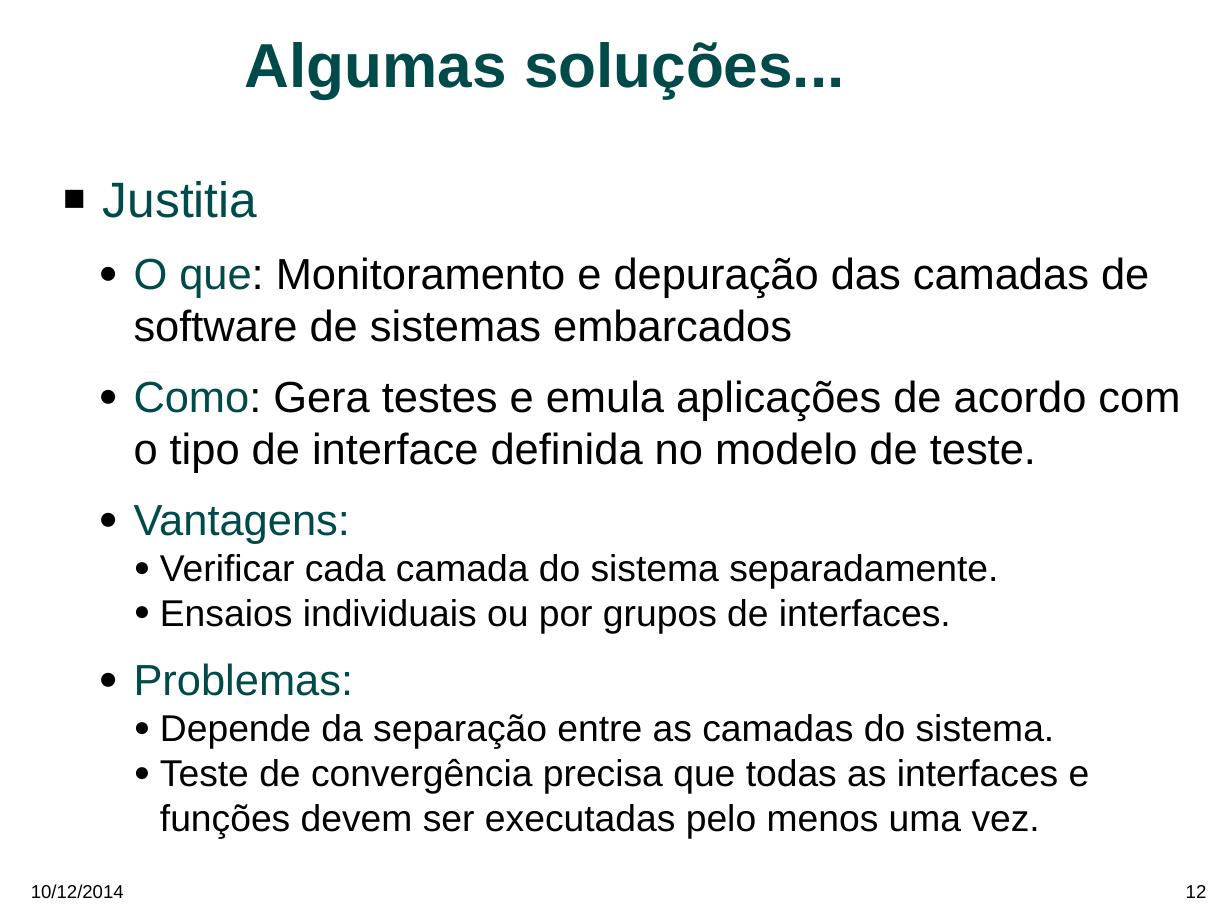
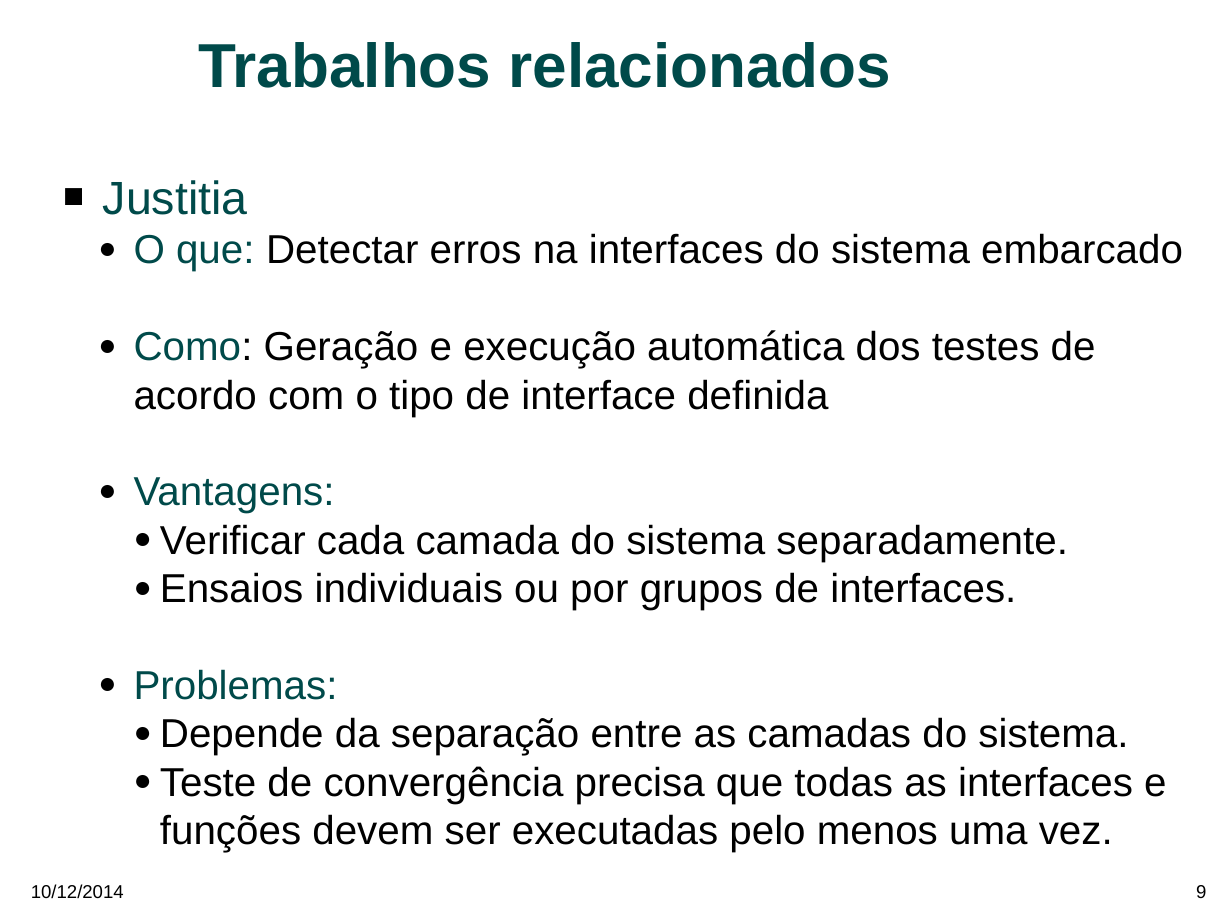
Before and after one commit to MohammedAbosaeeda/mestrado, a slide deck: slide 9 of mestrado_rita_soldi.odp (slide 12 before the commit). Drawn at 1232x924 pixels with LibreOffice and Linux fonts; fonts in the diff are those of the drawing; background and template pictures are left out. Boxes give left, top, right and bottom in pixels: in the first picture for what was removed or moved away, otherwise in the second. Text is boxed around its words. In the diff, an @@ line names an element or a change of style, - is before the commit and + after.

```diff
--- a/mestrado_rita_soldi.odp
+++ b/mestrado_rita_soldi.odp
@@ title at [198, 42, 891, 88]: text changed @@
-Algumas soluções...
+Trabalhos relacionados
@@ text at [103, 180, 1166, 852]: size 32 to 30 pt in "Justitia"; size 28 to 26 pt in "Vantagens:", "Problemas:"; size 24 to 26 pt in "Verificar cada camada do sistema separadamente.", "Ensaios individuais ou por grupos de interfaces.", "Depende da separação entre as camadas do ...", "Teste de convergência precisa que todas as ..." @@
@@ text at [134, 233, 1183, 417]: text changed; size 28 to 26 pt @@
-  ● O que: Monitoramento e depuração das camadas de software de sistemas embarcados
-  ● Como: Gera testes e emula aplicações de acordo com o tipo de interface definida no modelo de teste.
+  ● O que: Detectar erros na interfaces do sistema embarcado
+  ● Como: Geração e execução automática dos testes de acordo com o tipo de interface definida
@@ page number at [1196, 885, 1206, 898]: text changed @@
-12
+9
```
Also in this commit, not shown: 7 other slides changed, 3 slides added, 16 slides removed, 5 other files.
